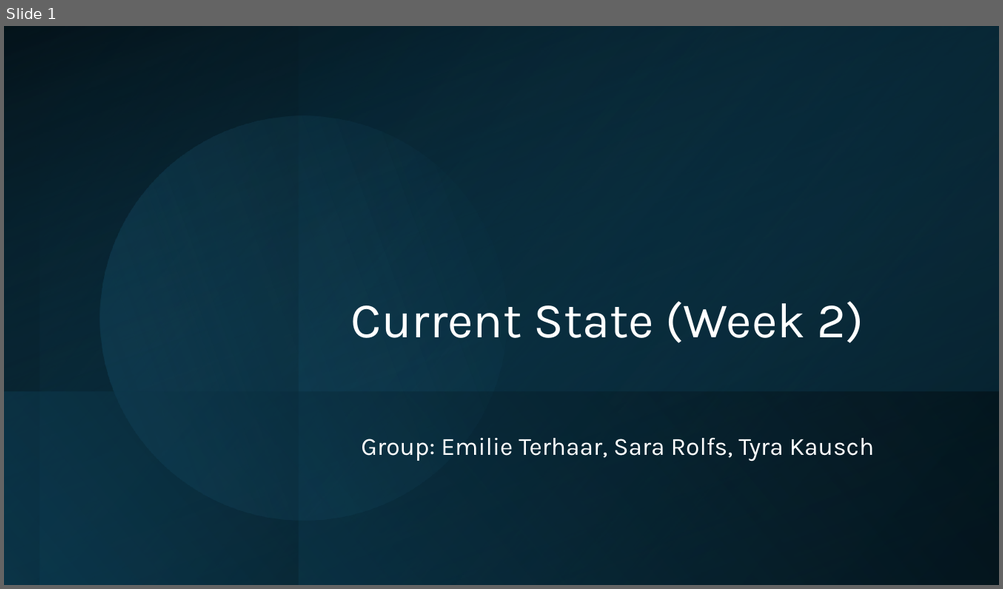
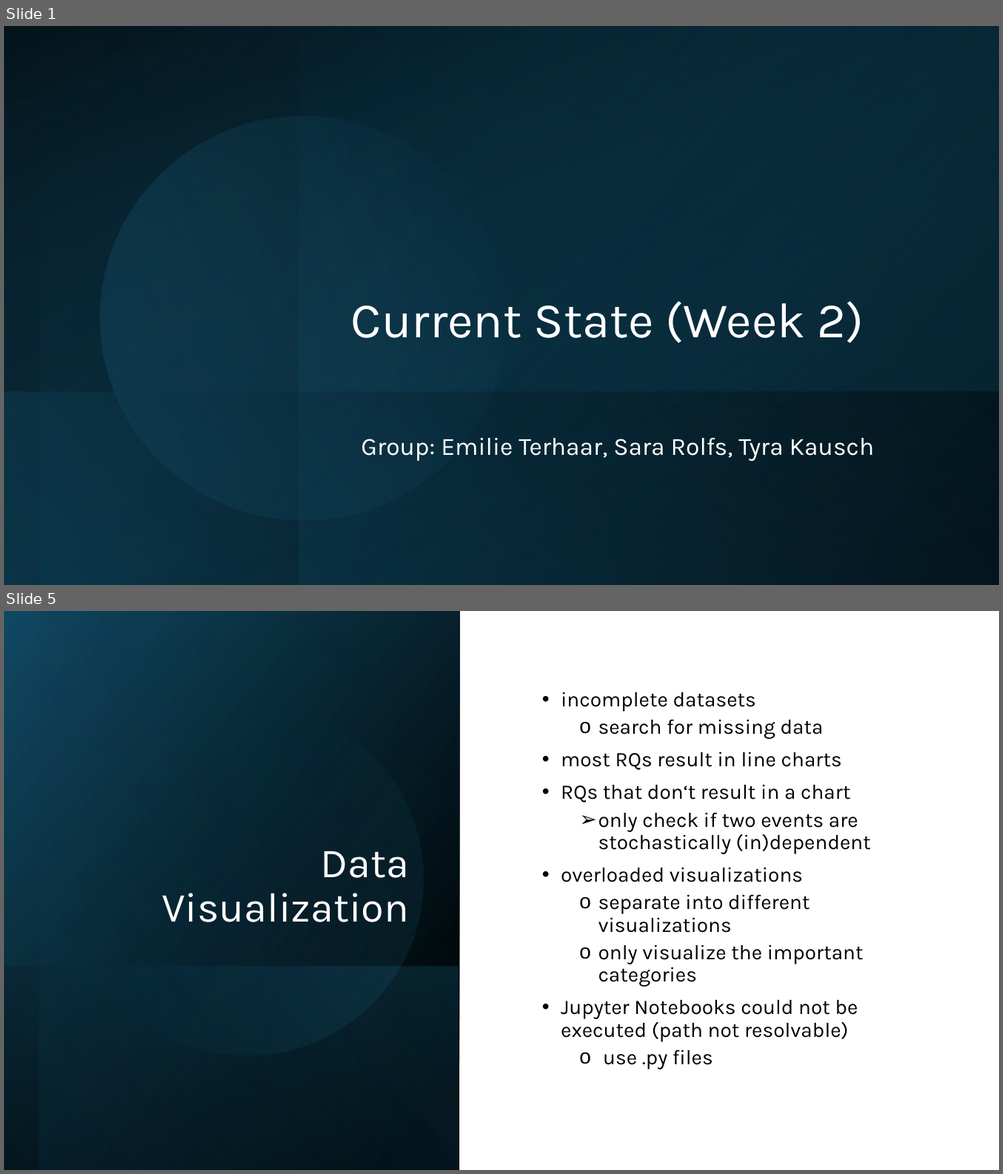
Before and after one commit to EmilieTr/darts_data_science_project, a slide deck: Presentations/DS_Project_Week-2.pptx. Shown one above the other, each under a label of ours: slide 1 before the commit, slides 1 and 5 after it; the slides between them are not shown. The pictures are 1003x589 and 1003x1174 pixels, drawn with LibreOffice and Linux fonts; fonts in the diff are those of the drawing. Boxes give left, top, right and bottom in pixels: in the first picture for what was removed or moved away, otherwise in the second. Text is boxed around its words. In the diff, an @@ line names an element or a change of style, - is before the commit and + after.

```diff
--- a/Presentations/DS_Project_Week-2.pptx
+++ b/Presentations/DS_Project_Week-2.pptx
@@ slide 5 added at bbox=[4, 611, 999, 1170], background #FFFFFF @@
@@ rectangle added at bbox=[4, 611, 459, 1170], fill gradient #000000 to #104862 @@
@@ rectangle added at bbox=[40, 611, 460, 1170], fill gradient #000000 to #156082 @@
@@ ellipse added at bbox=[40, 671, 455, 1087], fill gradient #156082 to #46B1E1 @@
@@ text added at bbox=[560, 692, 871, 1070], 20 pt, text #000000 @@
+• incomplete datasets
+  o search for missing data
+• most RQs result in line charts
+• RQs that don‘t result in a chart
+  ➢ only check if two events are stochastically (in)dependent
+• overloaded visualizations
+  o separate into different visualizations
+  o only visualize the important categories
+• Jupyter Notebooks could not be executed (path not resolvable)
+  o use .py files
@@ title added at bbox=[162, 851, 410, 923], 40 pt, text #FFFFFF @@
+Data Visualization
@@ rectangle added at bbox=[4, 966, 458, 1170], fill gradient #156082 to #000000 @@
```
Also in this commit, not shown: 2 slides changed, 4 other slides added, 1 slide removed, 2 other files.
